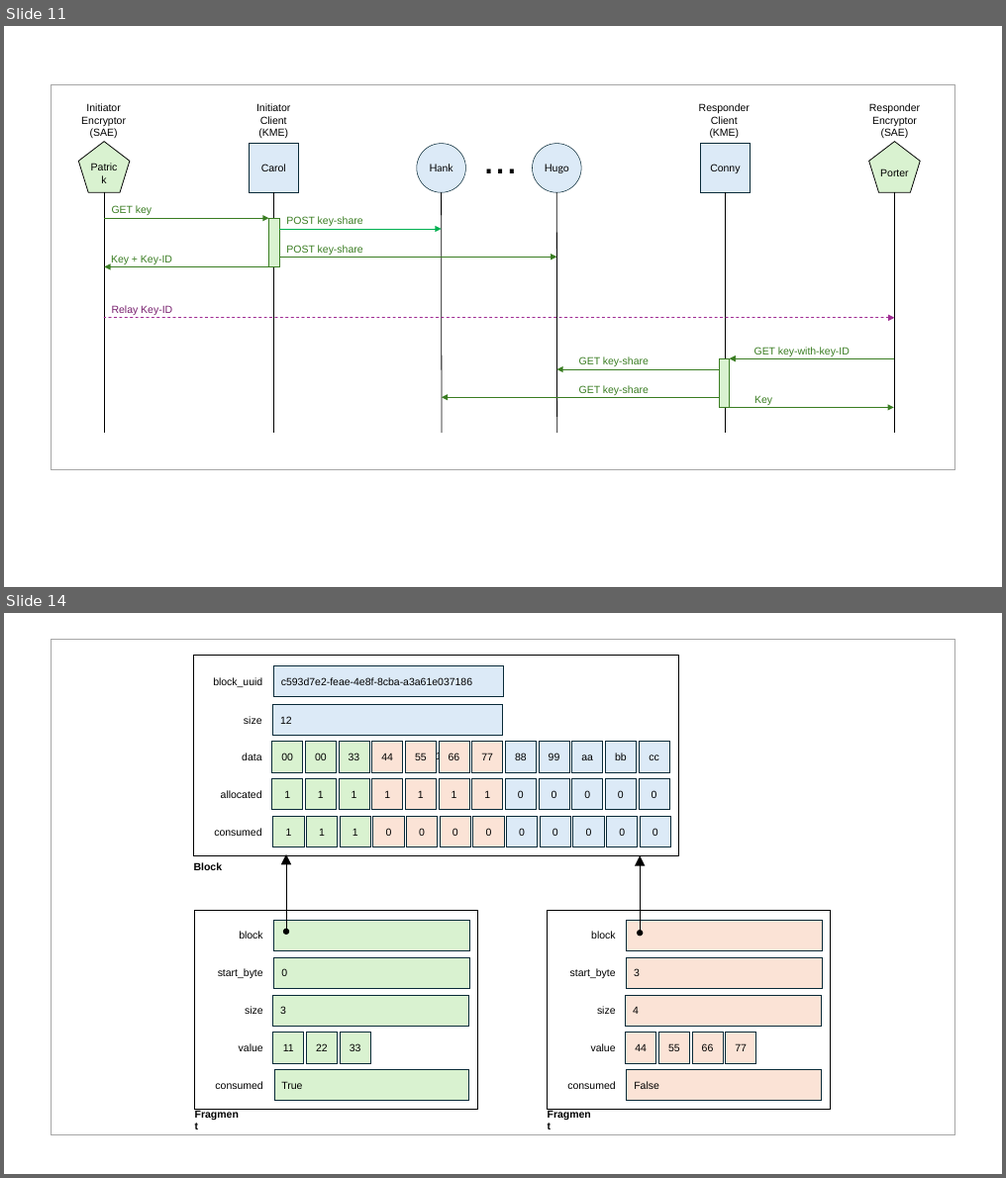
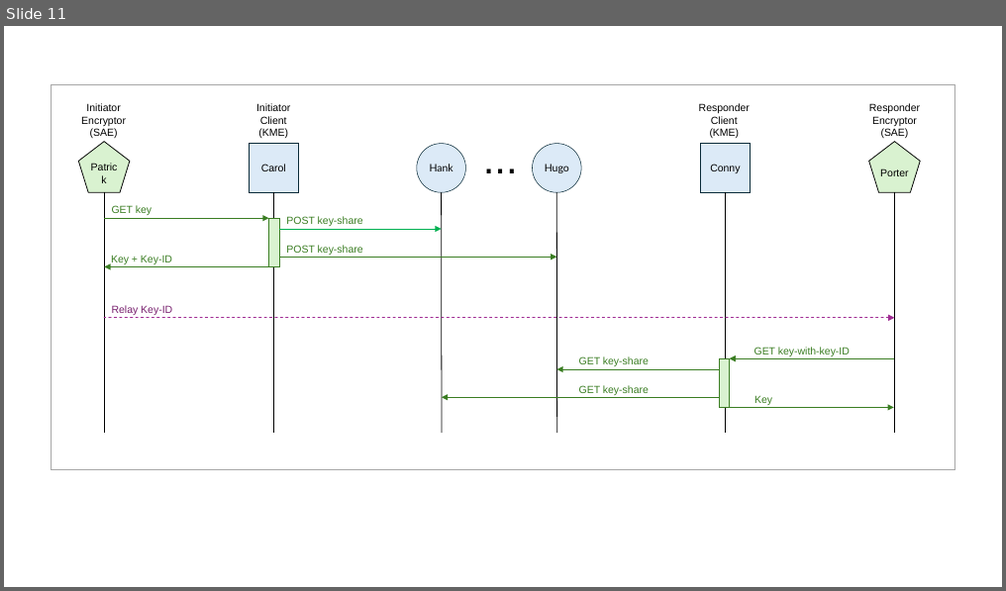
Before and after one commit to brunorijsman/dske-python, a slide deck: docs/figures/figures.pptx. Shown one above the other, each under a label of ours: slides 11 and 14 before the commit, slide 11 after it; the slides between them are not shown. The pictures are 1006x1178 and 1006x591 pixels, drawn with LibreOffice and Linux fonts; fonts in the diff are those of the drawing. Boxes give left, top, right and bottom in pixels: in the first picture for what was removed or moved away, otherwise in the second. Text is boxed around its words. In the diff, an @@ line names an element or a change of style, - is before the commit and + after.

```diff
--- a/docs/figures/figures.pptx
+++ b/docs/figures/figures.pptx
@@ slide 14 removed at [4, 613, 1002, 1174], background #FFFFFF @@
@@ rectangle removed at [52, 639, 955, 1136] @@
@@ rectangle removed at [193, 655, 679, 856] @@
-11
@@ rectangle removed at [273, 666, 503, 697] @@
-c593d7e2-feae-4e8f-8cba-a3a61e037186
@@ text removed at [213, 677, 262, 687] @@
-block_uuid
@@ text removed at [244, 716, 262, 724] @@
-size
@@ rectangle removed at [272, 704, 503, 735] @@
-12
@@ text removed at [242, 753, 261, 761] @@
-data
@@ group removed at [272, 742, 669, 772]: 12 rectangles @@
-00
-00
-33
-44
-55
-66
-77
-88
-99
-aa
-bb
-cc
@@ text removed at [221, 790, 262, 798] @@
-allocated
@@ group removed at [272, 779, 669, 810]: 12 rectangles @@
-1
-1
-1
-1
-1
-1
-1
-0
-0
-0
-0
-0
@@ group removed at [273, 817, 671, 848]: 12 rectangles @@
-1
-1
-1
-0
-0
-0
-0
-0
-0
-0
-0
-0
@@ text removed at [214, 828, 261, 836] @@
-consumed
@@ text removed at [194, 862, 223, 870] @@
-Block
@@ double arrow removed from (286, 855) to (286, 932) @@
@@ double arrow removed from (641, 857) to (641, 934) @@
@@ group removed at [187, 911, 478, 1136]: 8 rectangles, 6 texts @@
-3
-11
-22
-33
-True
-size
-value
-consumed
-start_byte
-block
-0
-Fragment
@@ group removed at [540, 911, 831, 1136]: 9 rectangles, 6 texts @@
-4
-44
-55
-66
-77
-False
-size
-value
-consumed
-start_byte
-block
-3
-Fragment
```
Also in this commit, not shown: 1 slide changed, 1 other slide removed, 19 other files.
